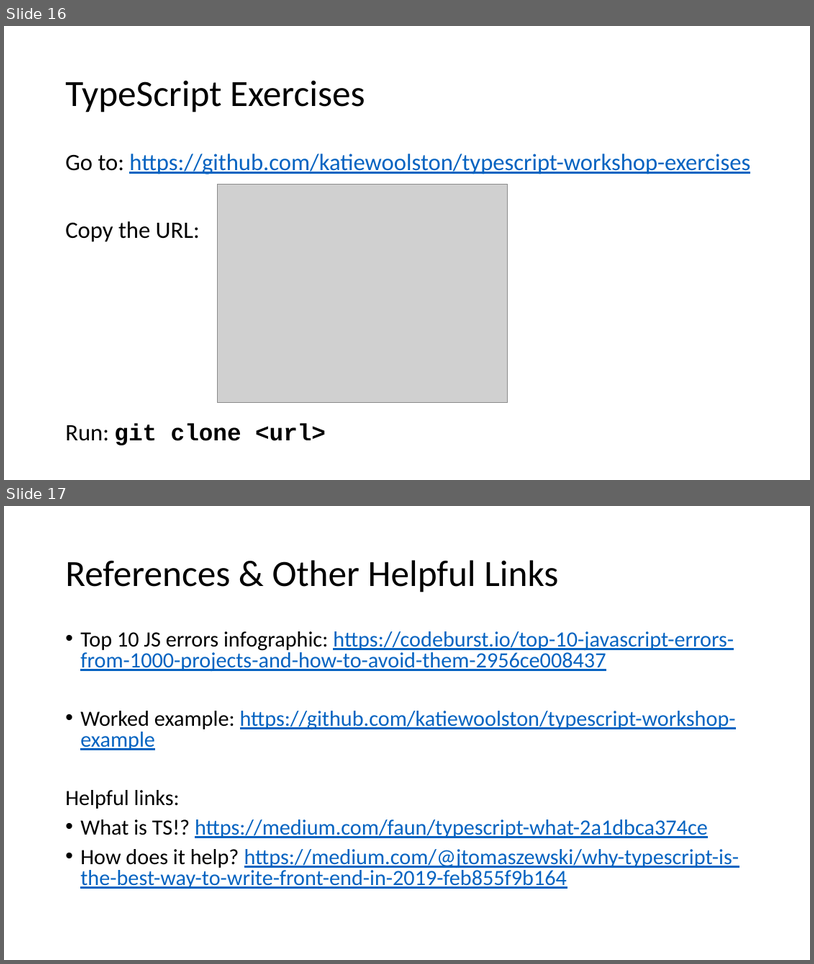
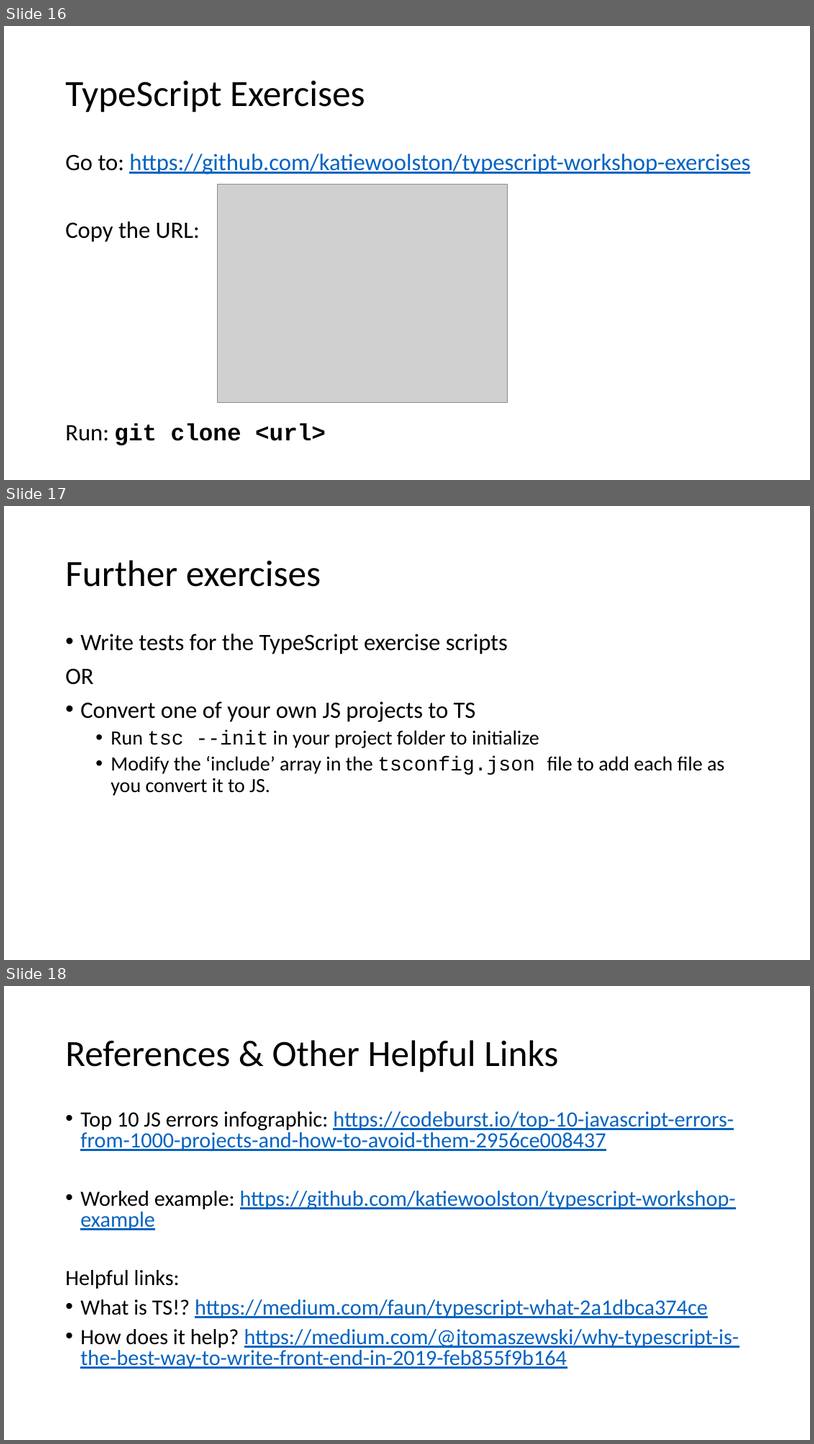
Before and after one commit to katiewoolston/typescript-workshop-example, a slide deck: typescript-workshop.pptx. Shown one above the other, each under a label of ours: slides 16 and 17 before the commit, slides 16, 17 and 18 after it. The pictures are 814x964 and 814x1444 pixels, drawn with LibreOffice and Linux fonts; fonts in the diff are those of the drawing; grey boxes stand for pictures. Boxes give left, top, right and bottom in pixels: in the first picture for what was removed or moved away, otherwise in the second. Text is boxed around its words. In the diff, an @@ line names an element or a change of style, - is before the commit and + after.

```diff
--- a/typescript-workshop.pptx
+++ b/typescript-workshop.pptx
@@ slide 17 added at <box>4,506,810,960</box>, background #FFFFFF @@
@@ title added at <box>65,560,321,587</box>, 44 pt, text #000000 @@
+Further exercises
@@ text added at <box>65,633,725,795</box>, 24 pt, text #000000 @@
+• Write tests for the TypeScript exercise scripts
+OR
+• Convert one of your own JS projects to TS
+  • Run tsc --init in your project folder to initialize
+  • Modify the ‘include’ array in the tsconfig.json file to add each file as you convert it to JS.
@@ what was slide 17 is now slide 18 @@
```
Also in this commit, not shown: 1 other file.
